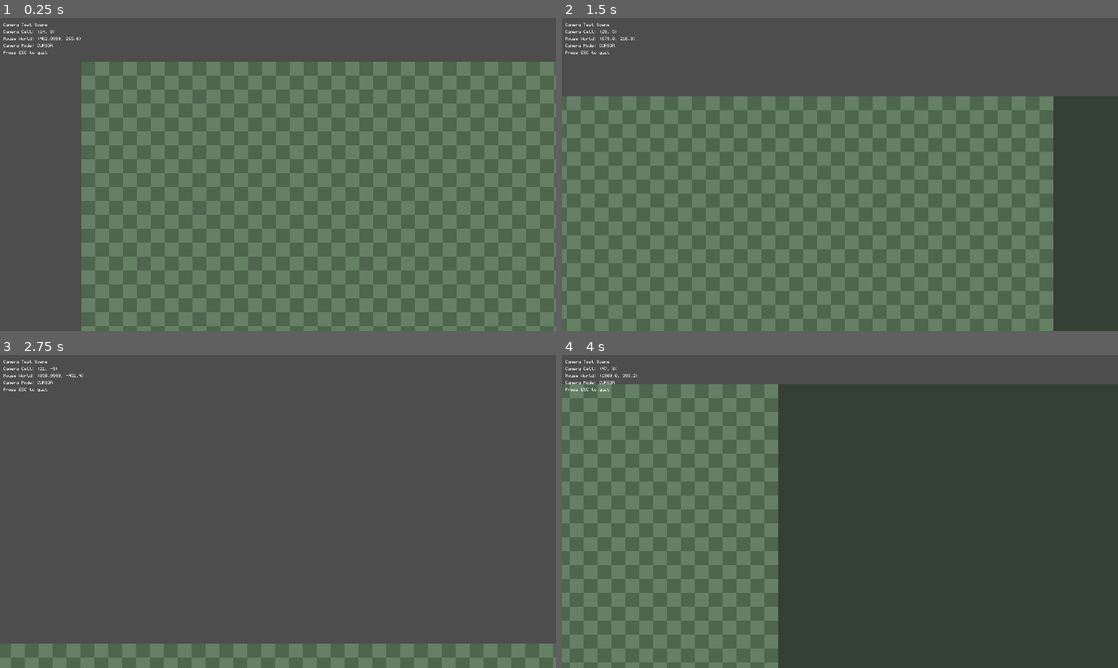
Above: before the commit, frames 1-4 (two rows, left to right).
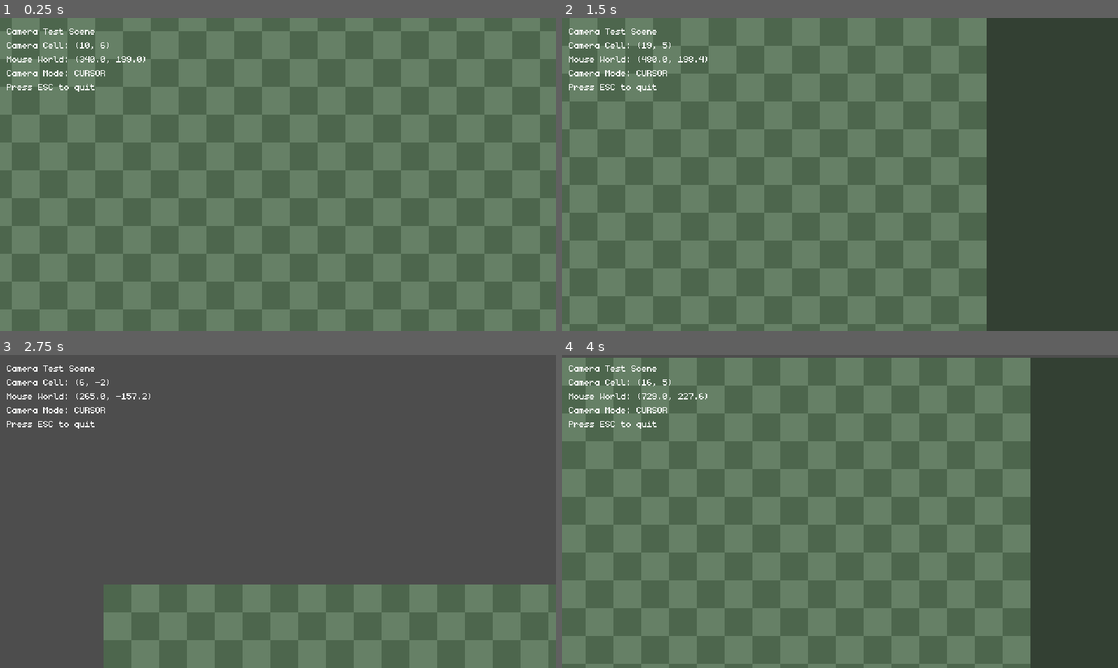
Above: after the commit, the same moments.

Repository: NobleDarkGames/thesparklingfarce
Game: Godot game, scene res://mods/_sandbox/scenes/test_battle.tscn
Two runs of this game, one before a commit and one after it. Both use one fixed random seed, a clock stepped at 60 frames per second and the inputs below.
Inputs (mouse positions are in pixels of both pictures, inside the frame that each line leads up to):
- Up to frame 1 (0.25 s): no input
- Up to frame 2 (1.5 s): move the mouse to (962, 158) at 0.52 s; move the mouse to (728, 190) at 1.27 s
- Up to frame 3 (2.75 s): move the mouse to (333, 442) at 2.02 s
- Up to frame 4 (4 s): move the mouse to (812, 574) at 2.77 s; move the mouse to (1006, 558) at 3.52 s

The runs differ from the first frame. In frame 1, 63% of the frame differs, in the area x 0-100%, y 0-100%; in frame 2, 61%; in frame 3, 21%; in frame 4, 67%.

Commit message:
feat: Set pixel-perfect 640×360 viewport with crisp rendering
Viewport Configuration (Final):
- Base resolution: 640×360 (authentic retro resolution)
- Window override: 1280×720 (2x integer scaling)
- Stretch mode: viewport with aspect ignore
- Result: Crisp pixel-perfect rendering with fullscreen support

Benefits:
- Monogram font renders perfectly crisp (no blur)
- 32×32 tiles at base resolution (20×11 grid visible)
- Integer 2x scaling to 1280×720 window
- Fullscreen works correctly in exported builds
- More tiles visible on larger screens when fullscreen

Tested:
- Exported binary fills screen correctly
- Font is sharp and readable
- Camera movement smooth at 4.0 speed
- Checkerboard renders with crisp pixels

Following pattern from Fire Emblem GBA clones:
- Low base resolution for authentic pixel art
- Integer scaling for crisp rendering
- Viewport stretch mode for proper fullscreen

Note: Godot editor preview shows letterboxing due to embedded
viewport constraints, but exported builds work perfectly.

🤖 Generated with [Claude Code](https://claude.com/claude-code)

Co-Authored-By: Claude <noreply@anthropic.com>

Diff:
--- a/project.godot
+++ b/project.godot
@@ -31,8 +31,10 @@
 
 [display]
 
-window/size/viewport_width=1280
-window/size/viewport_height=720
+window/size/viewport_width=640
+window/size/viewport_height=360
+window/size/window_width_override=1280
+window/size/window_height_override=720
 window/stretch/mode="viewport"
 window/stretch/aspect="ignore"
 
